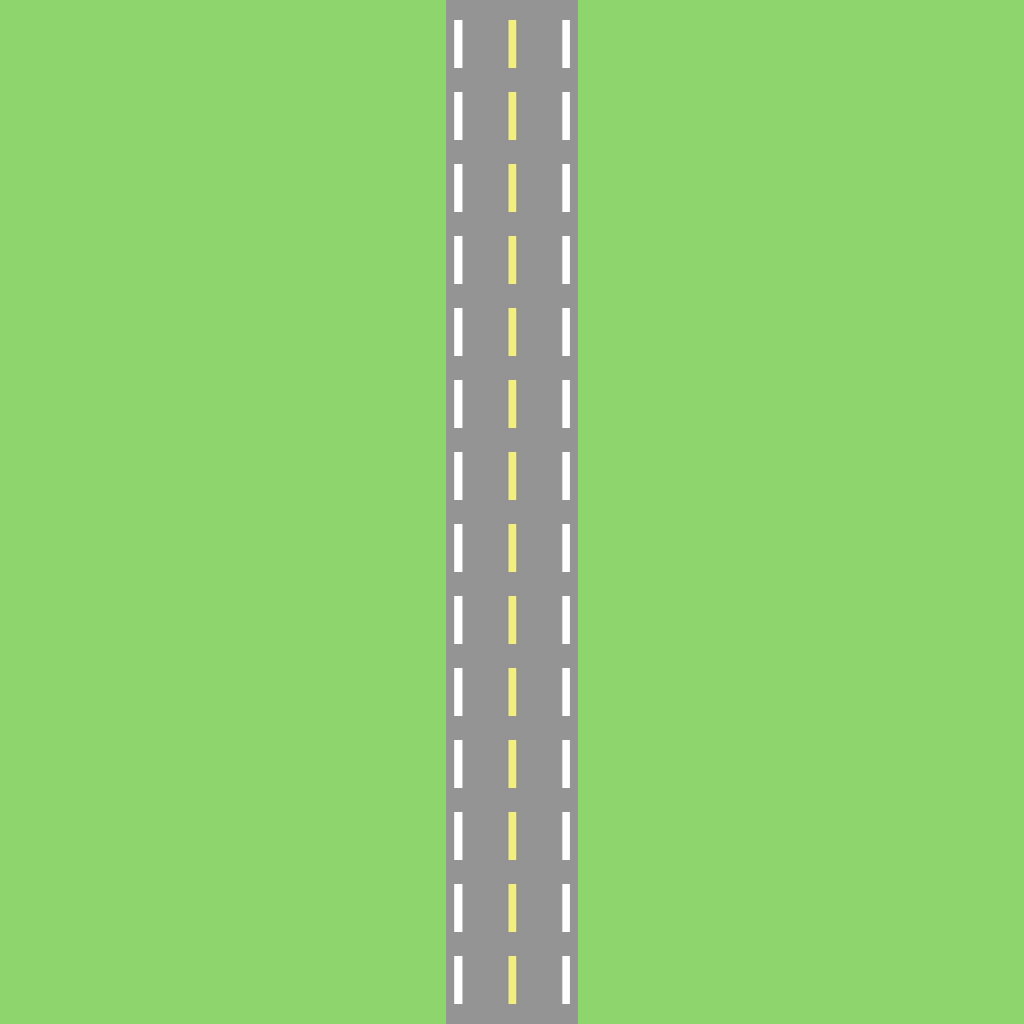
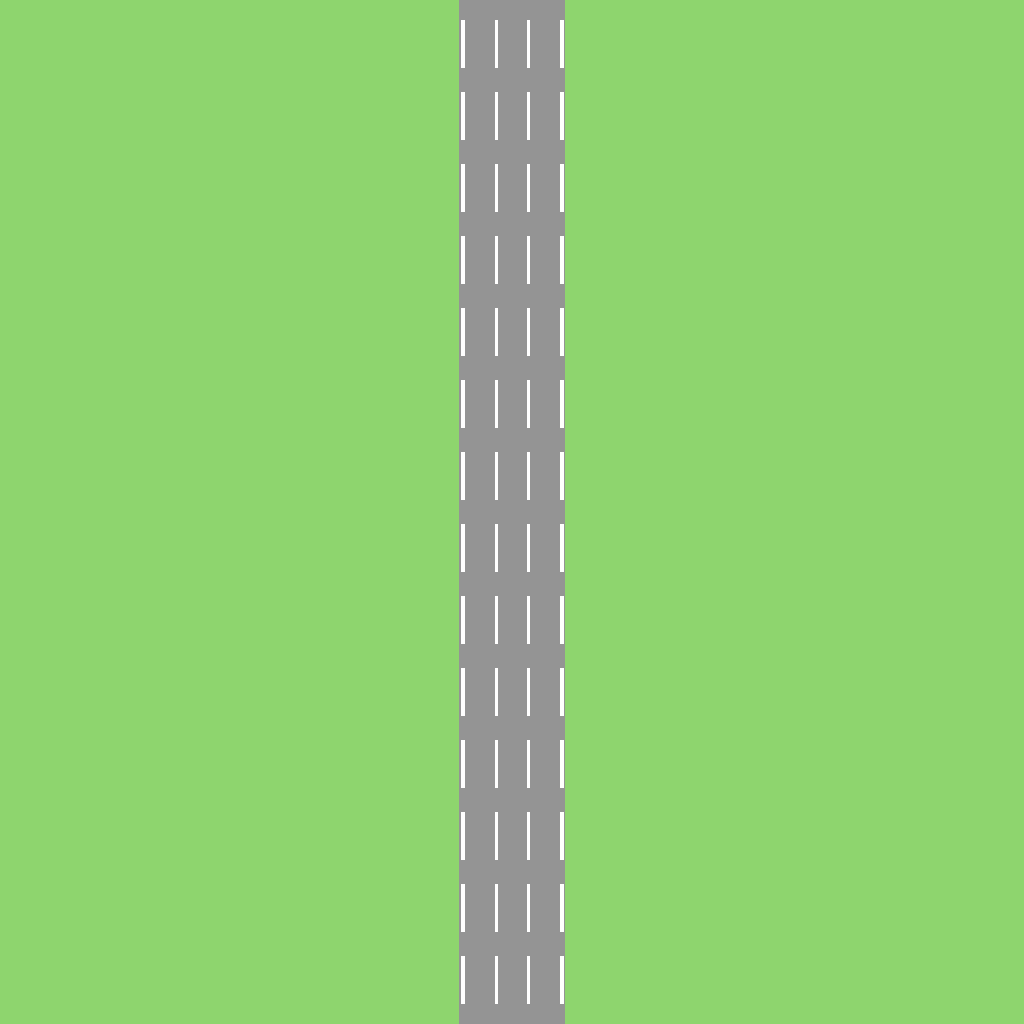
Comparing the layer stacks of the two 1024px x 1024px images. Changes:
removed layer "Center Lines" over (509, 20, 516, 1004)
removed layer "Edge Lines" over (454, 20, 570, 1004)
added group "White Stripes" with 4 layers above "Street" over (462, 20, 563, 1004)
added layer "White Stripes #1" in group "White Stripes" over (462, 20, 465, 1004)
added layer "White Stripes #2" in group "White Stripes" over (495, 20, 498, 1004)
added layer "White Stripes #3" in group "White Stripes" over (527, 20, 530, 1004)
added layer "White Stripes #4" in group "White Stripes" over (560, 20, 563, 1004)
painted on "Street" over (446, 0, 578, 1024)
